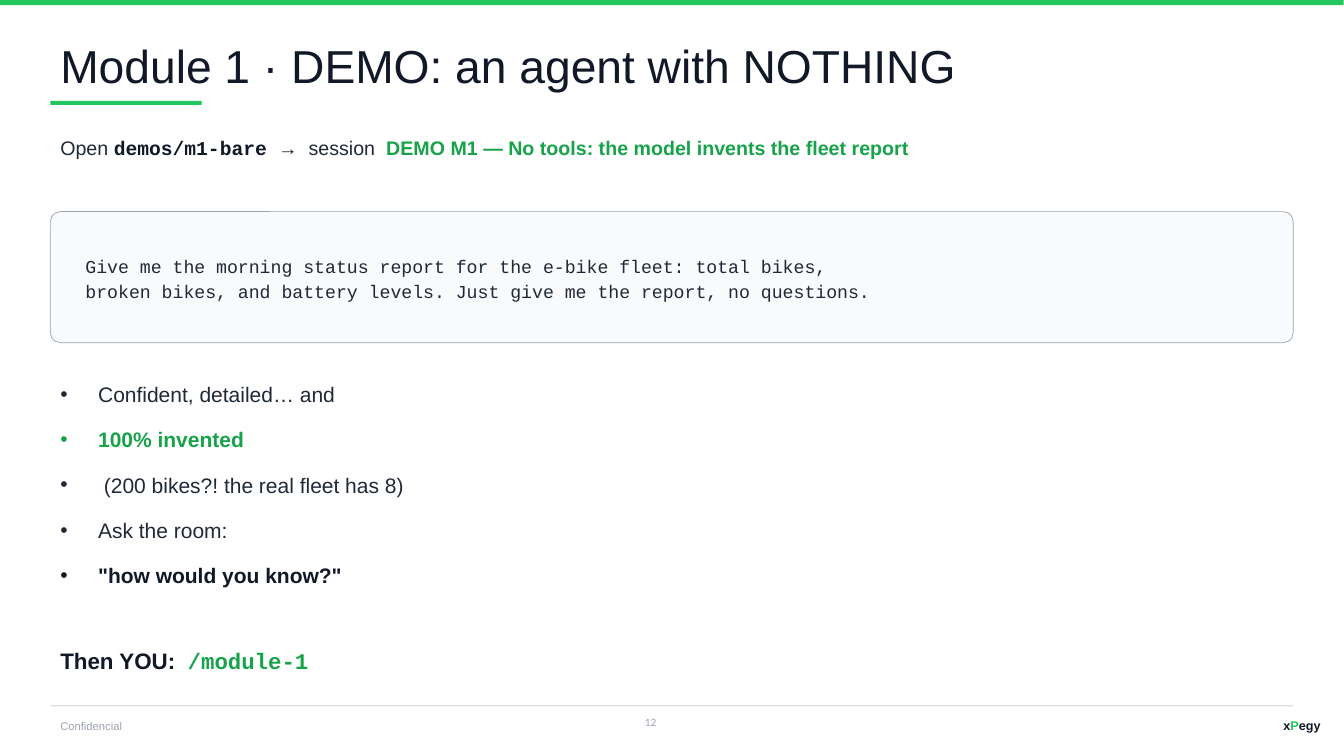
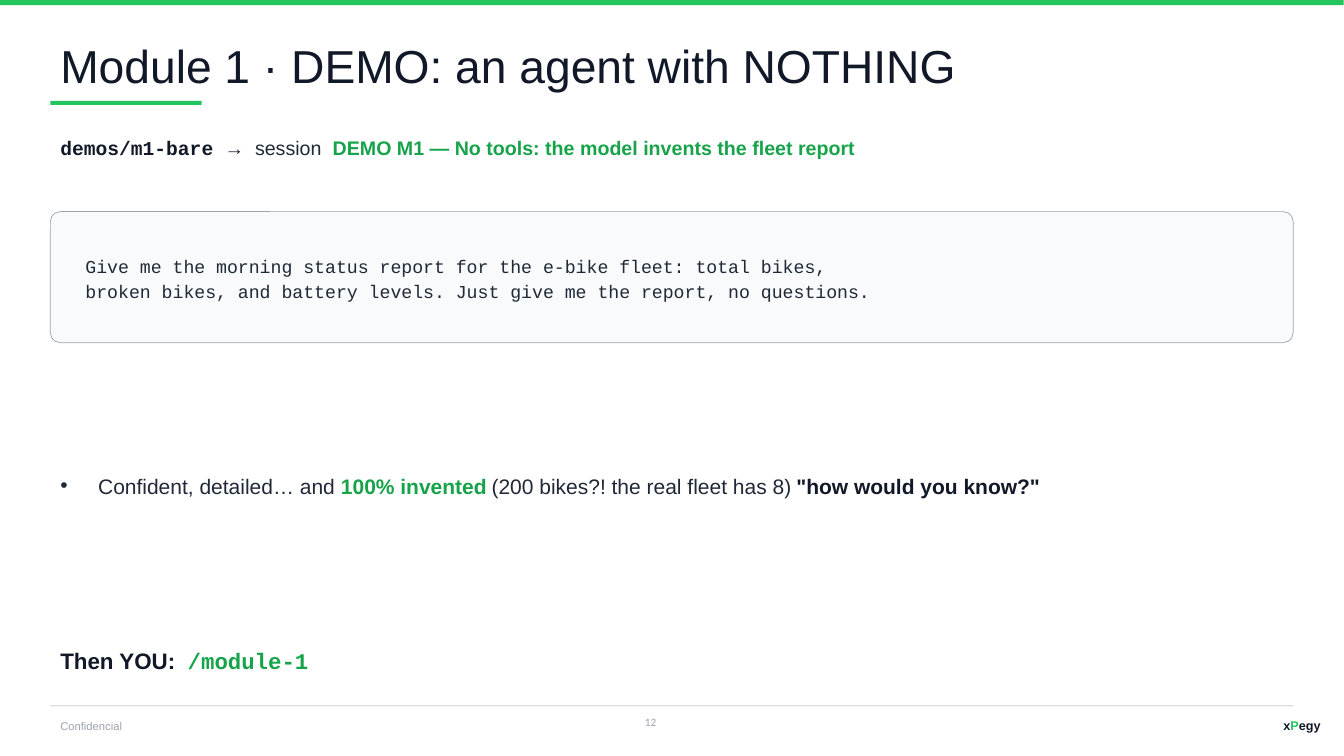
Before and after one commit to JaviPege/mundus-ai-programming-course, a slide deck: slide 12 of AI-EBike-Fleet-Manager-Workshop.pptx. Drawn at 1344x756 pixels with LibreOffice and Linux fonts; fonts in the diff are those of the drawing. Boxes give left, top, right and bottom in pixels: in the first picture for what was removed or moved away, otherwise in the second. Text is boxed around its words. In the diff, an @@ line names an element or a change of style, - is before the commit and + after.

```diff
--- a/AI-EBike-Fleet-Manager-Workshop.pptx
+++ b/AI-EBike-Fleet-Manager-Workshop.pptx
@@ text at <box>60,140,855,159</box>: text changed @@
-Open demos/m1-bare → session DEMO M1 — No tools: the model invents the fleet report
+demos/m1-bare → session DEMO M1 — No tools: the model invents the fleet report
@@ text at <box>98,478,1040,498</box>: text changed @@
-• Confident, detailed… and
-• 100% invented
-• (200 bikes?! the real fleet has 8)
-• Ask the room:
-• "how would you know?"
+• Confident, detailed… and 100% invented (200 bikes?! the real fleet has 8) "how would you know?"
```
Also in this commit, not shown: 13 other slides changed.
